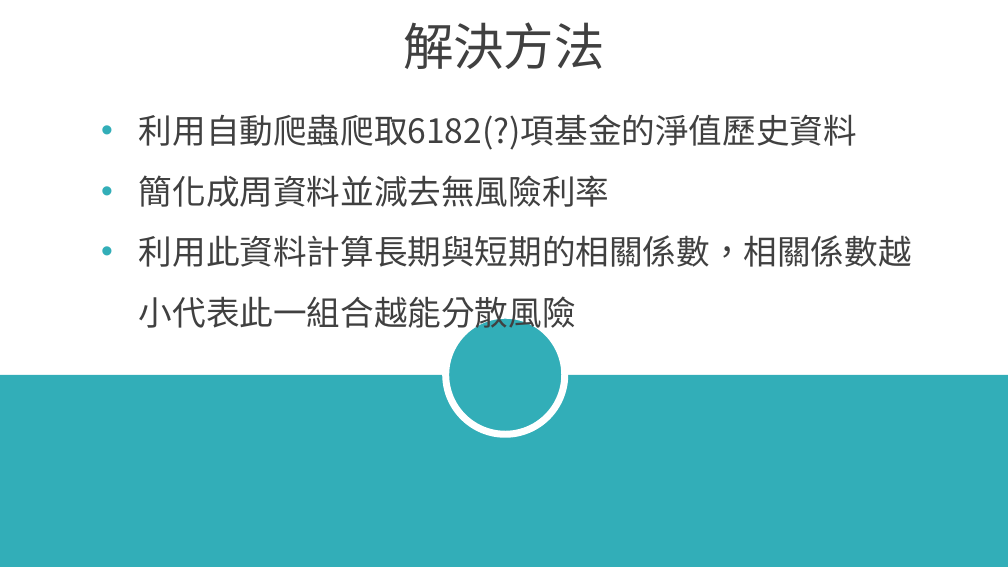
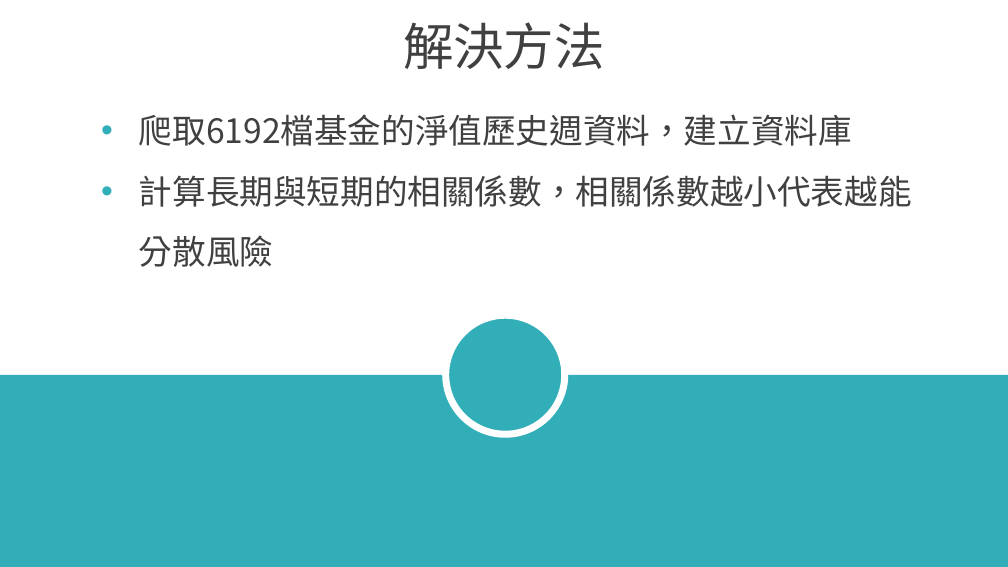
Before and after one commit to satai1919/Fintech_textmining_machinelearning, a slide deck: slide 3 of final project/Demo.pptx. Drawn at 1008x567 pixels with LibreOffice and Linux fonts; fonts in the diff are those of the drawing; background and template pictures are left out. Boxes give left, top, right and bottom in pixels: in the first picture for what was removed or moved away, otherwise in the second. Text is boxed around its words. In the diff, an @@ line names an element or a change of style, - is before the commit and + after.

```diff
--- a/final project/Demo.pptx
+++ b/final project/Demo.pptx
@@ text at (x1=139, y1=114, x2=912, y2=267): text changed @@
-• 利用自動爬蟲爬取6182(?)項基金的淨值歷史資料
-• 簡化成周資料並減去無風險利率
-• 利用此資料計算長期與短期的相關係數，相關係數越小代表此一組合越能分散風險
+• 爬取6192檔基金的淨值歷史週資料，建立資料庫
+• 計算長期與短期的相關係數，相關係數越小代表越能分散風險
```
Also in this commit, not shown: 3 other slides changed.
